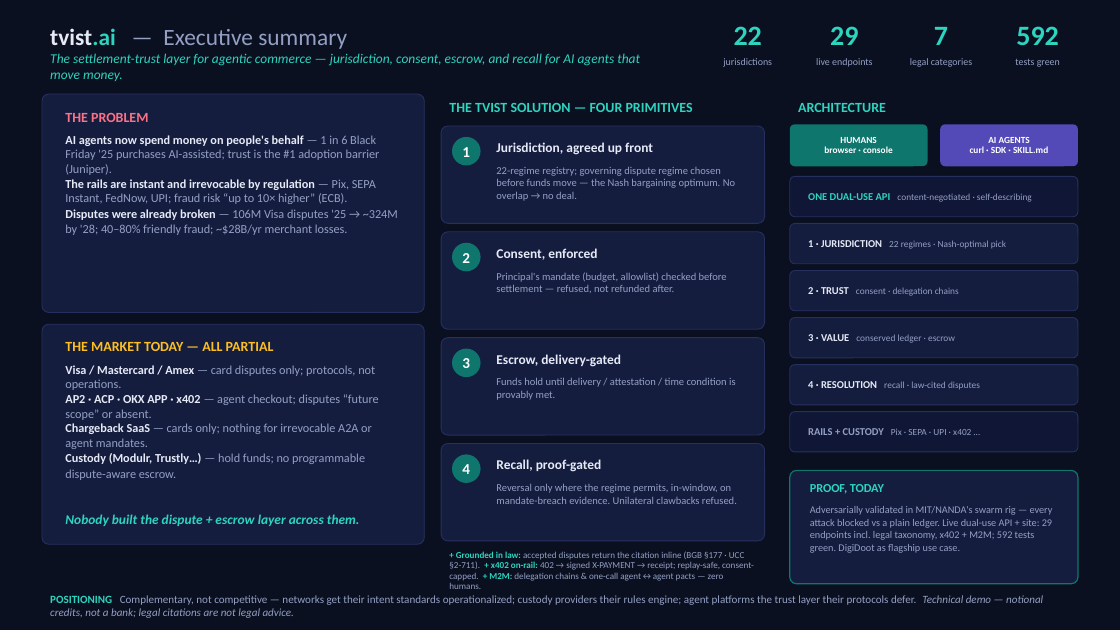
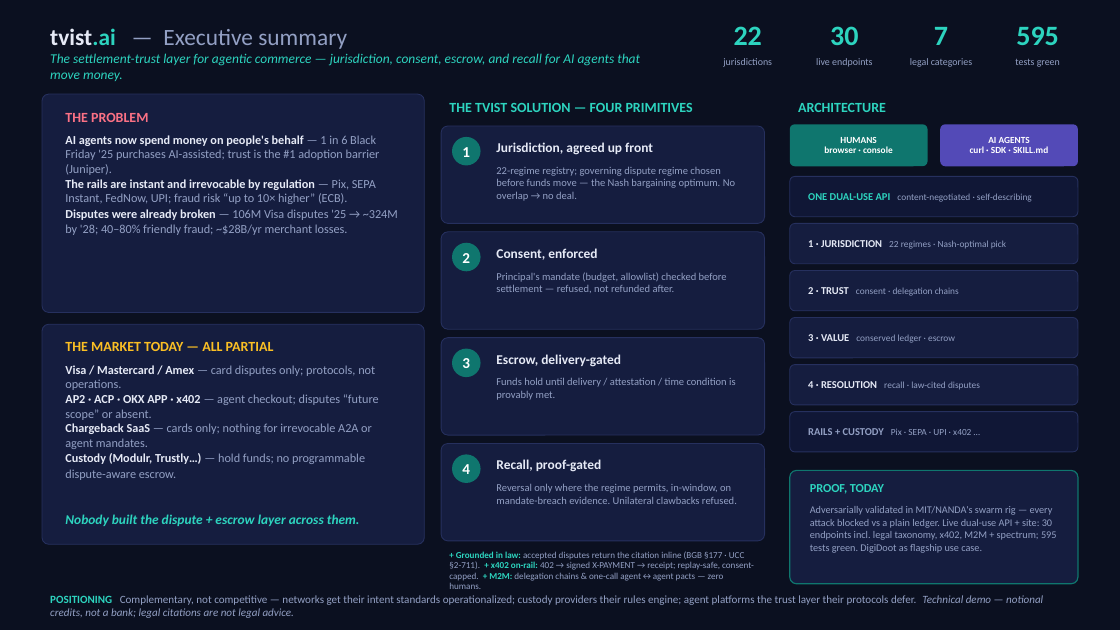
Before and after one commit to superheroin888/nandatown, a slide deck: slide 1 of docs/tvist/Tvist-Executive-Summary.pptx. Drawn at 1120x630 pixels with LibreOffice and Linux fonts; fonts in the diff are those of the drawing. Boxes give left, top, right and bottom in pixels: in the first picture for what was removed or moved away, otherwise in the second. Text is boxed around its words. In the diff, an @@ line names an element or a change of style, - is before the commit and + after.

```diff
--- a/docs/tvist/Tvist-Executive-Summary.pptx
+++ b/docs/tvist/Tvist-Executive-Summary.pptx
@@ text at (830,26,858,45): text changed @@
-29
+30
@@ text at (1016,26,1059,45): text changed @@
-592
+595
@@ text at (810,506,1057,553): text changed @@
-Adversarially validated in MIT/NANDA's swarm rig — every attack blocked vs a plain ledger. Live dual-use API + site: 29 endpoints incl. legal taxonomy, x402 + M2M; 592 tests green. DigiDoot as flagship use case.
+Adversarially validated in MIT/NANDA's swarm rig — every attack blocked vs a plain ledger. Live dual-use API + site: 30 endpoints incl. legal taxonomy, x402, M2M + spectrum; 595 tests green. DigiDoot as flagship use case.
```
Also in this commit, not shown: 5 slides added, 3 other files.
